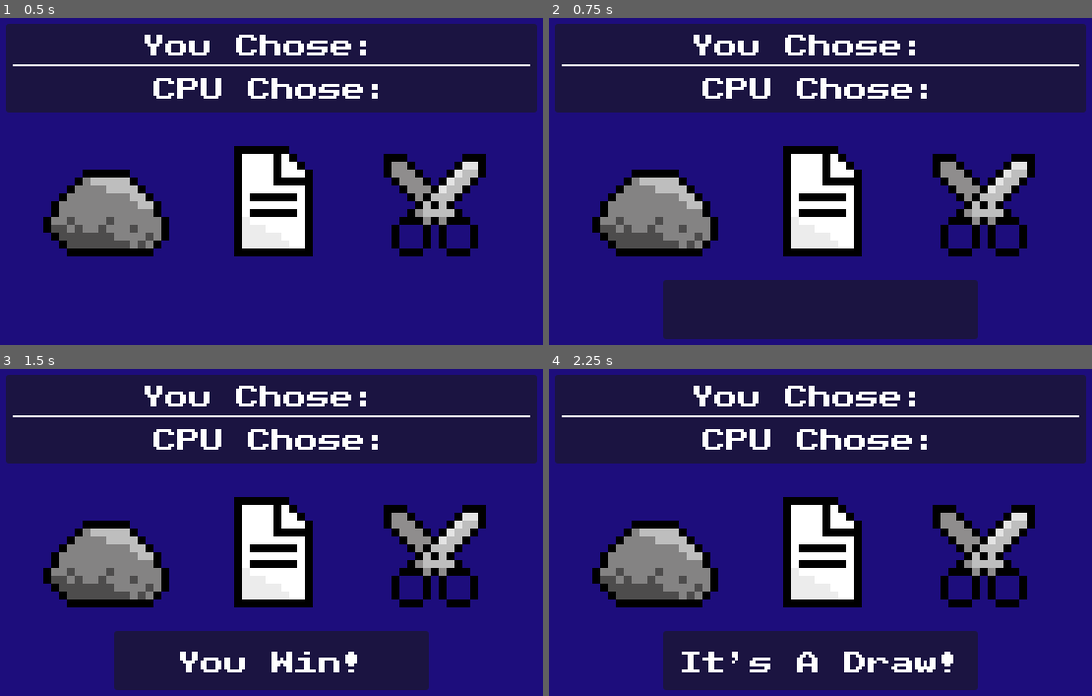
Above: before the commit, frames 1-4 (two rows, left to right).
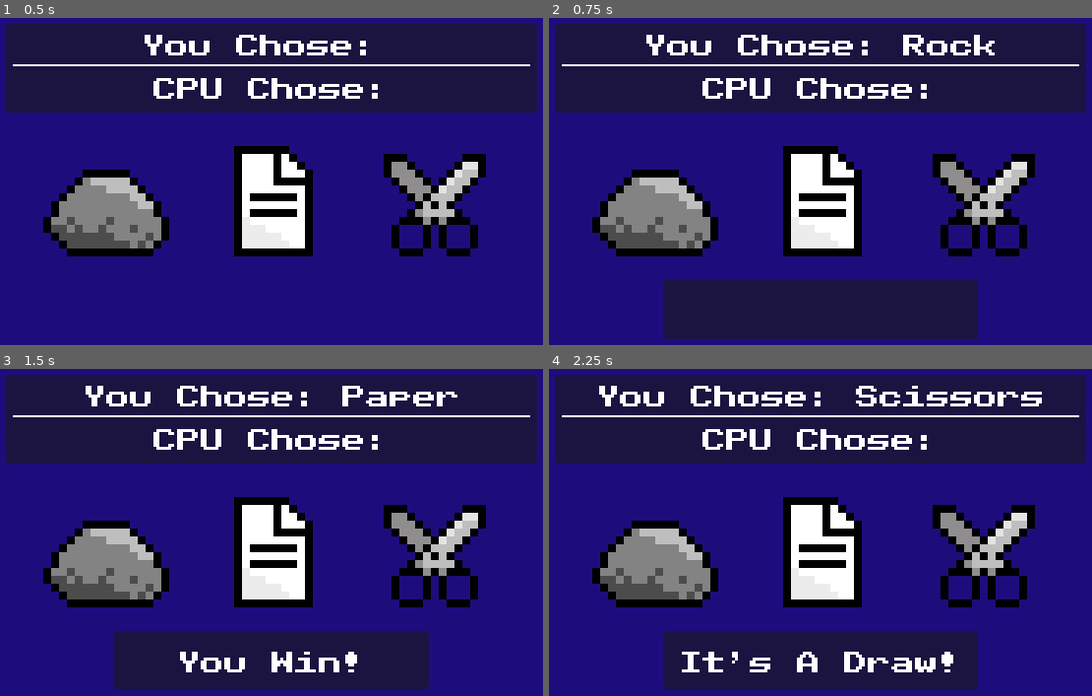
Above: after the commit, the same moments.

Repository: TenacityCodes/Rock-Paper-Scissors
Game: Godot game, scene res://gameplay.tscn
The game is run twice, just before and just after one commit, with the same random seed, the same clock (stepped at 60 frames per second) and the same inputs.
Inputs (mouse positions are in pixels of both pictures, inside the frame that each line leads up to):
- Up to frame 1 (0.5 s): no input
- Up to frame 2 (0.75 s): tap Enter (enter) at 0.5, 0.6 s; move the mouse to (652, 214) at 0.52 s; click (652, 214) at 0.67 s
- Up to frame 3 (1.5 s): tap Space at 1.25 s; move the mouse to (271, 552) at 1.27 s; tap Enter (enter) at 1.35 s; click (271, 552) at 1.42 s
- Up to frame 4 (2.25 s): tap Enter (enter) at 2, 2.1 s; move the mouse to (983, 552) at 2.02 s; click (983, 552) at 2.17 s

Frame 1 is identical in both runs. In frame 2, 1.6% of the frame differs, in the area x 17-83%, y 5-12%; in frame 3, 1.8%, in the area x 15-85%, y 5-12%; in frame 4, 1.8%.

Commit message:
Player Chose Display

Diff:
--- a/gameplay.gd
+++ b/gameplay.gd
@@ -8,10 +8,10 @@
 var paper: int = 2
 var scissors: int = 3
 
-@onready var display_player_selection = $"Choices Display/PanelContainer/MarginContainer/VBoxContainer/Player Selection"
-@onready var display_cpu_selection = $"Choices Display/PanelContainer/MarginContainer/VBoxContainer/CPU Selection"
+@onready var player_selection_label = $"Choices Display/PanelContainer/MarginContainer/VBoxContainer/Player Selection"
+@onready var cpu_selection_label = $"Choices Display/PanelContainer/MarginContainer/VBoxContainer/CPU Selection"
 
-@onready var display_outcome_label = $"Outcome Display/PanelContainer/MarginContainer/VBoxContainer/HBoxContainer/Outcome"
+@onready var outcome_label = $"Outcome Display/PanelContainer/MarginContainer/VBoxContainer/HBoxContainer/Outcome"
 @onready var outcome_to_display = $"Outcome Display"
 
 var player_choice: int = 0
@@ -48,13 +48,13 @@
 	if event is InputEventMouseButton and event.button_index == MOUSE_BUTTON_LEFT:
 		if (in_rock_area):
 			player_choice = 1
-			print("You selected rock")
+			player_selection_label.text = "You Chose: Rock"
 		elif (in_paper_area):
 			player_choice = 2
-			print("You selected paper")
+			player_selection_label.text = "You Chose: Paper"
 		elif (in_scissors_area):
 			player_choice = 3
-			print("You selected scissors")
+			player_selection_label.text = "You Chose: Scissors"
 
 func _process(delta: float) -> void:
 	if Input.is_action_just_pressed("enter"):
@@ -93,4 +93,4 @@
 
 	print("Outcome: ", outcome)
 	outcome_to_display.visible = true
-	display_outcome_label.text = outcome
+	outcome_label.text = outcome
